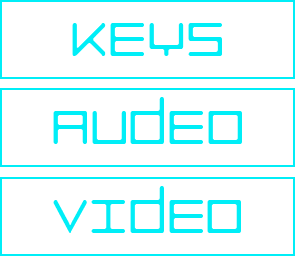
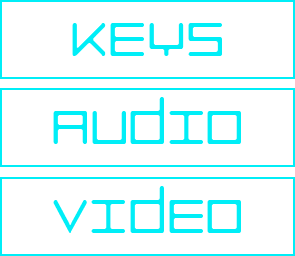
Layers edited between the first and the second 295x256 image:
painted on "Layer 1 copy" over [53, 97, 242, 144]
